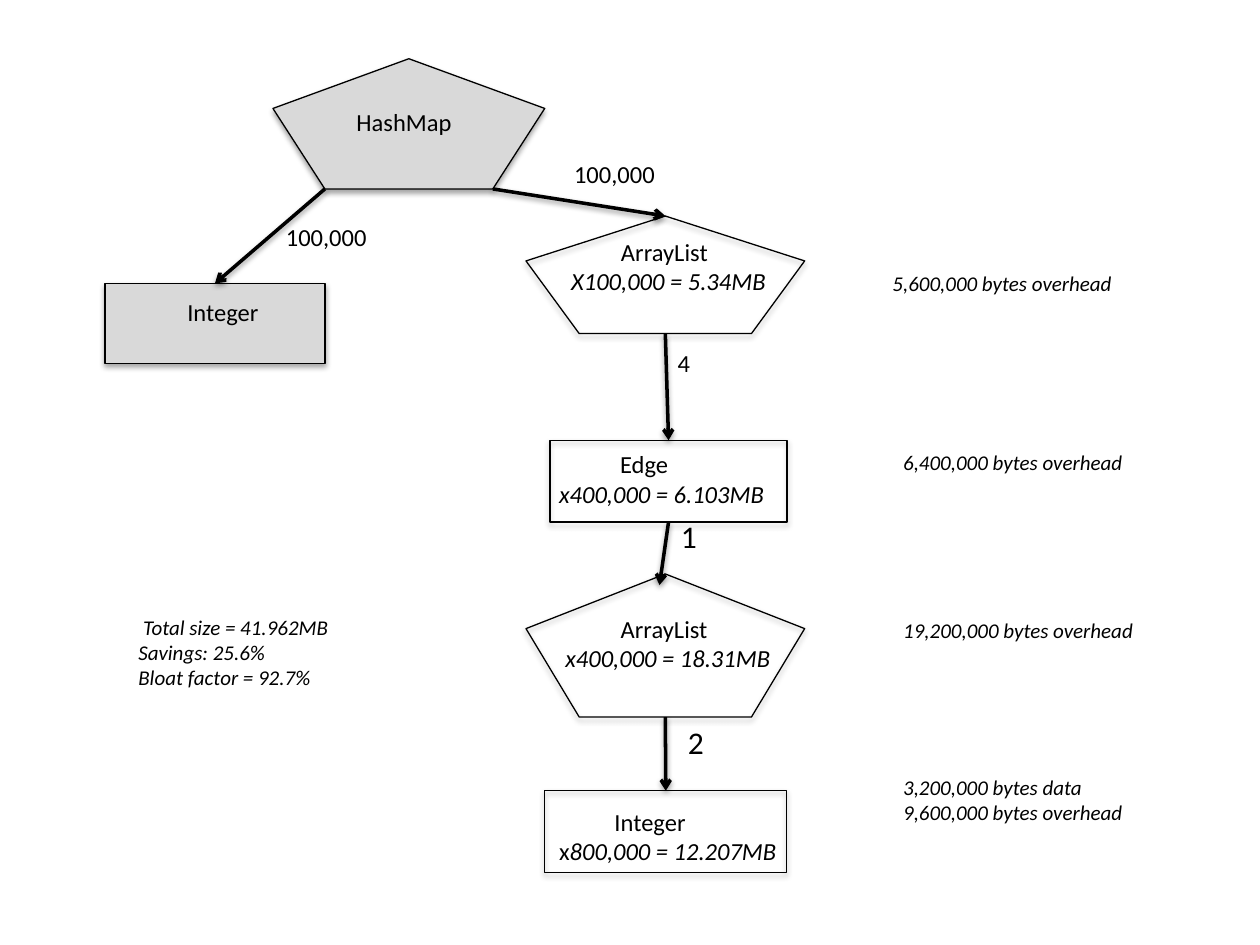
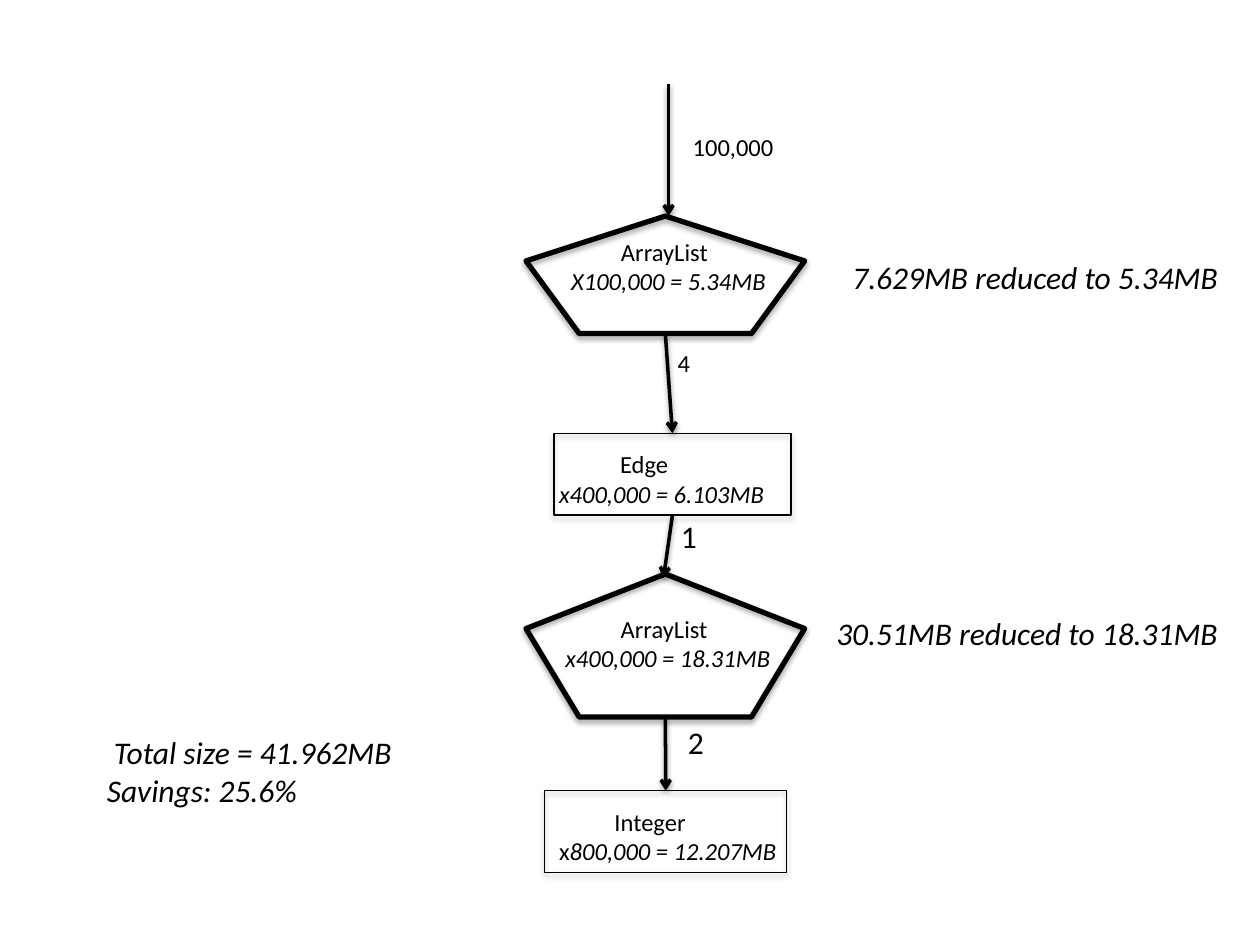
Before and after one commit to TheRuncibleTuner/bloatbook, a slide deck: slide 1 of part3/Figures/trimmed-graph.pptx. Drawn at 1260x945 pixels with LibreOffice and Linux fonts; fonts in the diff are those of the drawing. Boxes give left, top, right and bottom in pixels: in the first picture for what was removed or moved away, otherwise in the second. Text is boxed around its words. In the diff, an @@ line names an element or a change of style, - is before the commit and + after.

```diff
--- a/part3/Figures/trimmed-graph.pptx
+++ b/part3/Figures/trimmed-graph.pptx
@@ pentagon removed at [273, 59, 546, 189] @@
@@ arrow moved from (493, 189) - (665, 215) to (669, 84) - (669, 215) @@
@@ text removed at [356, 114, 451, 135] @@
-HashMap
@@ text "100,000": place and size @@
-text "100,000" at [574, 167, 655, 186]
+text "100,000" at [693, 140, 774, 159]
@@ arrow removed from (325, 189) to (215, 284) @@
@@ text removed at [286, 226, 367, 249] @@
-100,000
@@ pentagon at [525, 215, 804, 333]: outline #000000 0.75 pt to #000000 3 pt @@
@@ text added at [852, 267, 1218, 290], 18 pt, text #000000, italic @@
+7.629MB reduced to 5.34MB
@@ rectangle removed at [105, 284, 325, 363] @@
@@ text removed at [892, 276, 1112, 295] @@
-5,600,000 bytes overhead
@@ text removed at [187, 305, 258, 326] @@
-Integer
@@ arrow moved from (665, 334) - (669, 440) to (665, 334) - (673, 433) @@
@@ rectangle: place and size @@
-rectangle at [549, 440, 786, 522]
+rectangle at [554, 433, 791, 515]
@@ text removed at [903, 455, 1123, 474] @@
-6,400,000 bytes overhead
@@ arrow moved from (669, 522) - (659, 585) to (673, 515) - (664, 578) @@
@@ pentagon at [525, 575, 804, 718]: outline #000000 0.75 pt to #000000 3 pt @@
@@ text added at [836, 623, 1218, 646], 18 pt, text #000000, italic @@
+30.51MB reduced to 18.31MB
@@ text removed at [903, 623, 1133, 642] @@
-19,200,000 bytes overhead
@@ text at [138, 670, 310, 688]: paragraph removed @@
-Bloat factor = 92.7%
@@ text "Total size = 41.962MB": place and size @@
-text "Total size = 41.962MB" at [138, 620, 328, 688]
+text "Total size = 41.962MB" at [107, 742, 392, 808]
@@ text "Total size = 41.962MB" at [107, 742, 392, 808]: size 12 to 18 pt @@
@@ text removed at [903, 780, 1123, 824] @@
-3,200,000 bytes data
-9,600,000 bytes overhead
```
Also in this commit, not shown: 9 other files.
